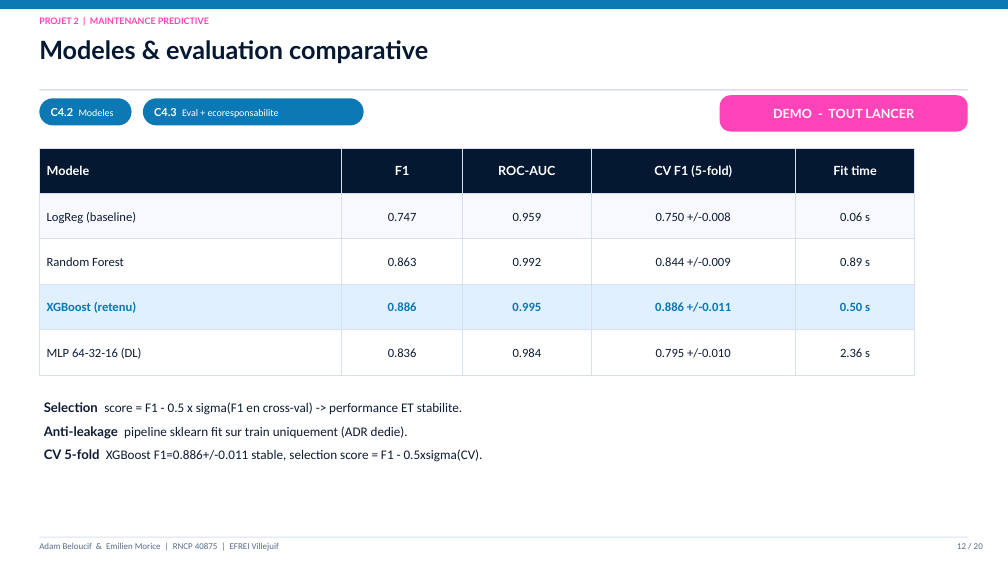
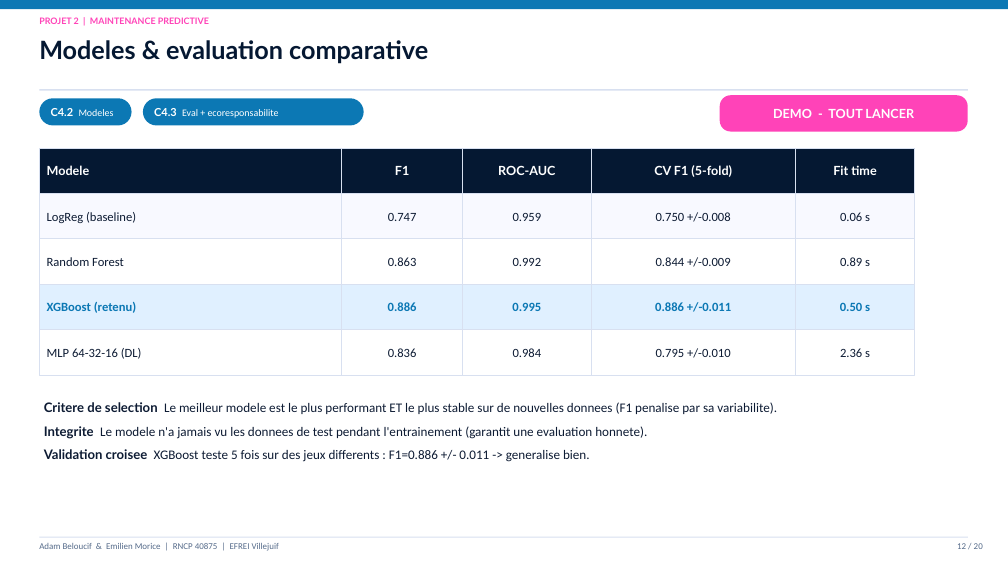
Before and after one commit to Adam-Blf/Soutenance-M1, a slide deck: slide 12 of Soutenance_Bloc1-2_Adam_Emilien.pptx. Drawn at 1008x567 pixels with LibreOffice and Linux fonts; fonts in the diff are those of the drawing. Boxes give left, top, right and bottom in pixels: in the first picture for what was removed or moved away, otherwise in the second. Text is boxed around its words. In the diff, an @@ line names an element or a change of style, - is before the commit and + after.

```diff
--- a/Soutenance_Bloc1-2_Adam_Emilien.pptx
+++ b/Soutenance_Bloc1-2_Adam_Emilien.pptx
@@ text at box(44, 402, 777, 462): text changed @@
-Selection score = F1 - 0.5 x sigma(F1 en cross-val) -> performance ET stabilite.
-Anti-leakage pipeline sklearn fit sur train uniquement (ADR dedie).
-CV 5-fold XGBoost F1=0.886+/-0.011 stable, selection score = F1 - 0.5xsigma(CV).
+Critere de selection Le meilleur modele est le plus performant ET le plus stable sur de nouvelles donnees (F1 penalise par sa variabilite).
+Integrite Le modele n'a jamais vu les donnees de test pendant l'entrainement (garantit une evaluation honnete).
+Validation croisee XGBoost teste 5 fois sur des jeux differents : F1=0.886 +/- 0.011 -> generalise bien.
```
Also in this commit, not shown: 9 other slides changed, 1 other file.
